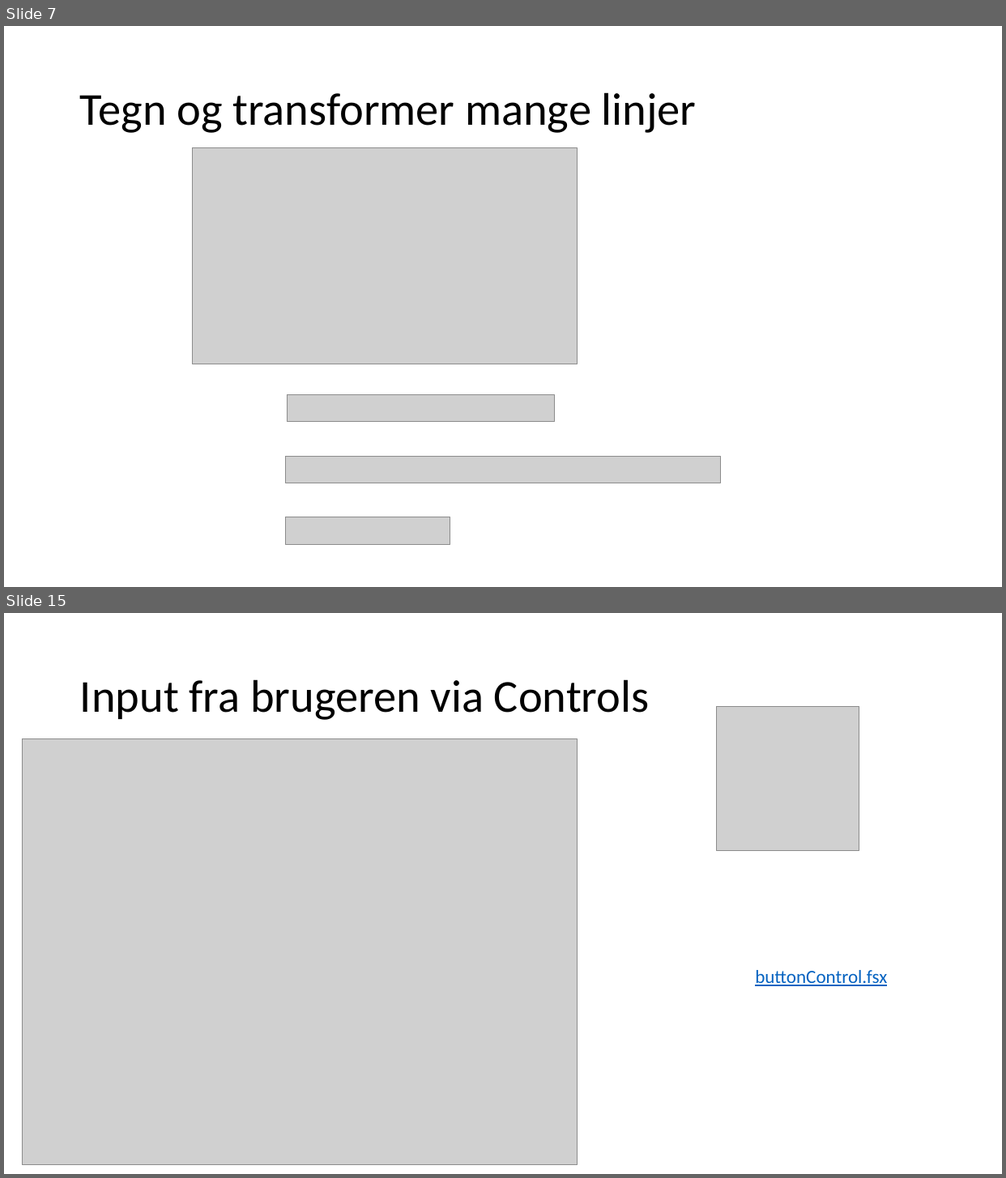
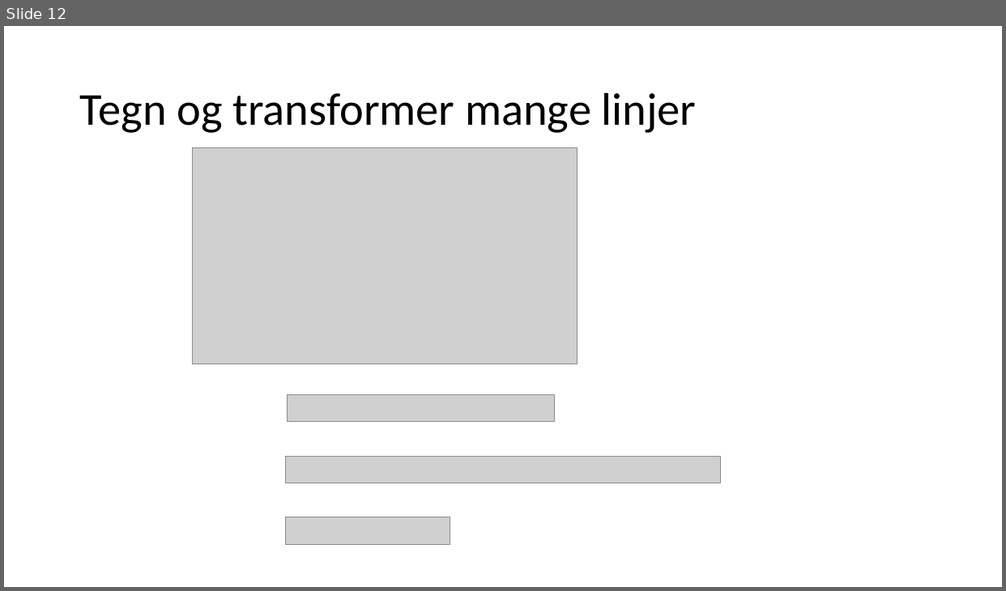
Before and after one commit to fisterloegsovs/pop22, a slide deck: lectures/17.1/17.1.pptx. Shown one above the other, each under a label of ours: slides 7 and 15 before the commit, slide 12 after it; the slides between them are not shown. The pictures are 1006x1178 and 1006x591 pixels, drawn with LibreOffice and Linux fonts; fonts in the diff are those of the drawing; grey boxes stand for pictures. Boxes give left, top, right and bottom in pixels: in the first picture for what was removed or moved away, otherwise in the second. Text is boxed around its words. In the diff, an @@ line names an element or a change of style, - is before the commit and + after.

```diff
--- a/lectures/17.1/17.1.pptx
+++ b/lectures/17.1/17.1.pptx
@@ slide 15 removed at bbox=[4, 613, 1002, 1174], background #FFFFFF @@
@@ title removed at bbox=[80, 679, 649, 720] @@
-Input fra brugeren via Controls
@@ picture removed at bbox=[717, 707, 859, 851] @@
@@ picture removed at bbox=[22, 739, 577, 1165] @@
@@ text removed at bbox=[755, 970, 887, 986] @@
-buttonControl.fsx
@@ what was slide 7 is now slide 12 @@
```
Also in this commit, not shown: 3 slides changed, 11 slides added, 12 other slides removed, 11 other files.
